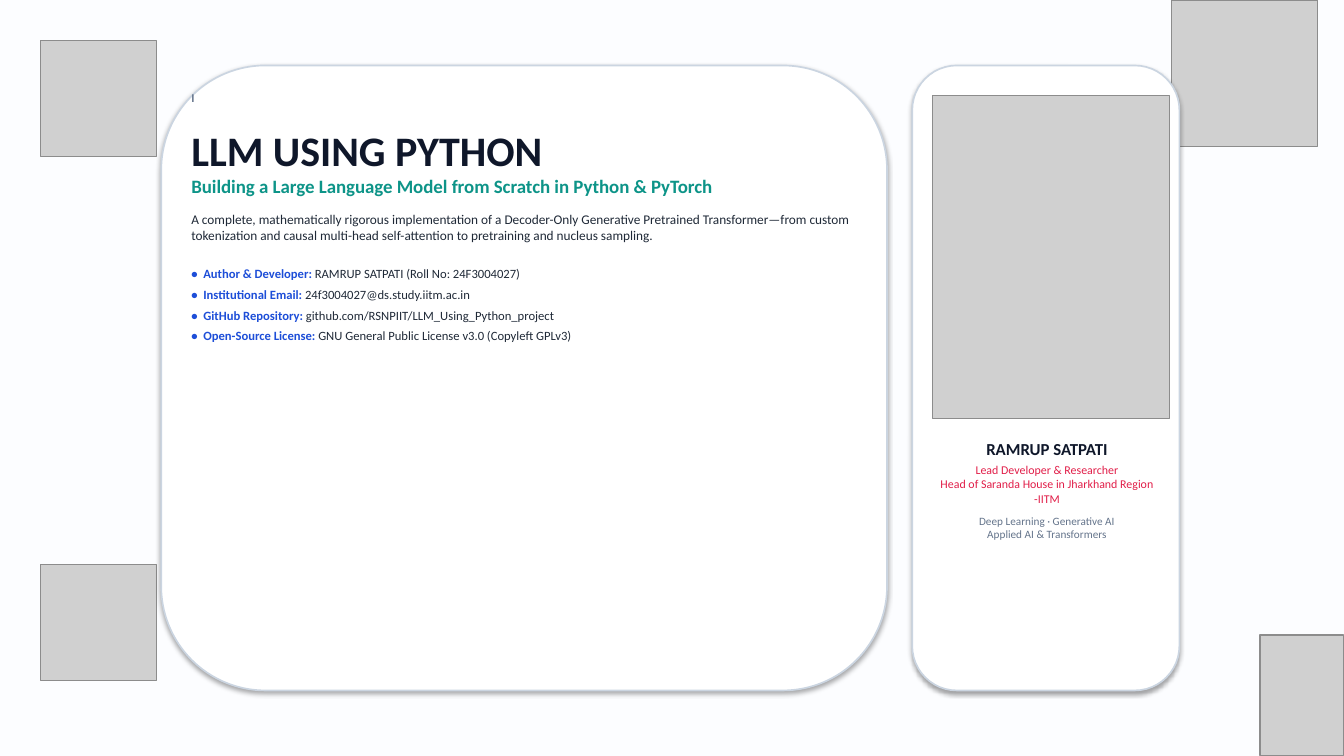
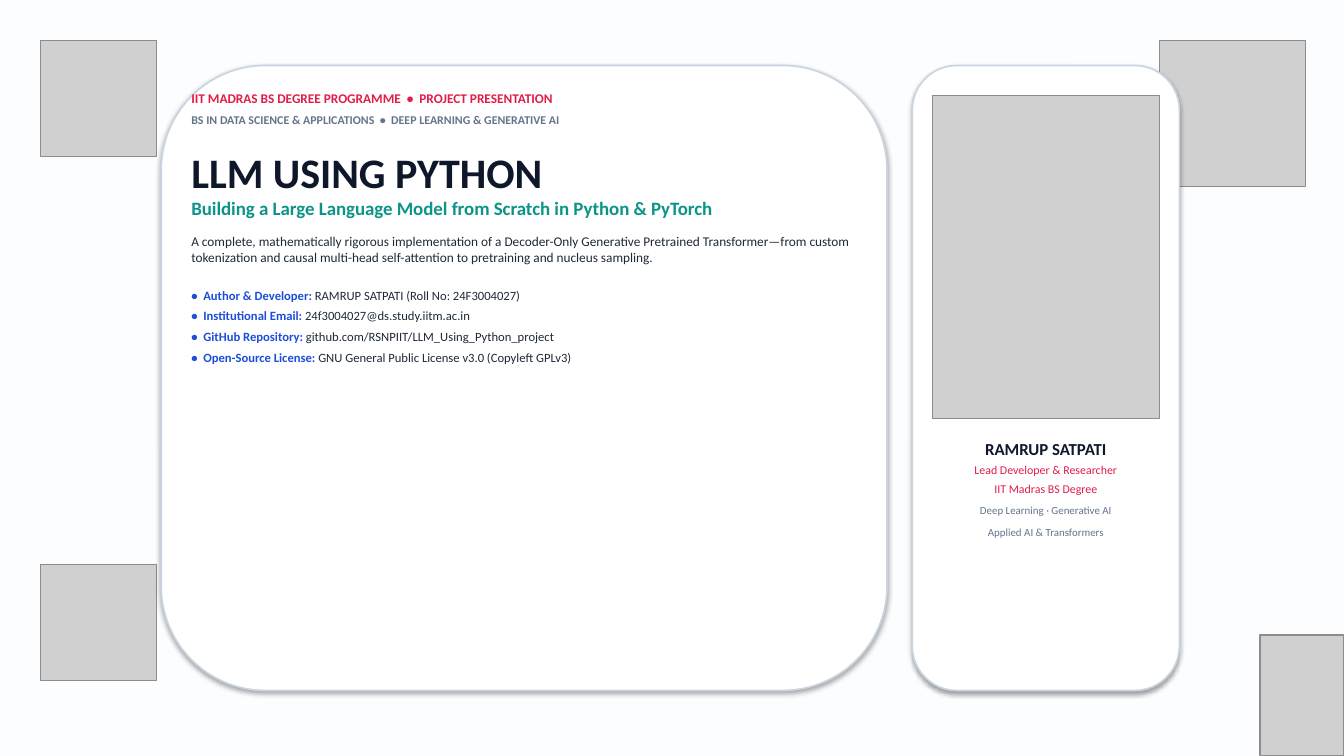
Before and after one commit to RSNPIIT/LLM_Using_Python_project, a slide deck: slide 1 of presentation/LLM_Using_Python_Ramrup_Satpati.pptx. Drawn at 1344x756 pixels with LibreOffice and Linux fonts; fonts in the diff are those of the drawing; grey boxes stand for pictures. Boxes give left, top, right and bottom in pixels: in the first picture for what was removed or moved away, otherwise in the second. Text is boxed around its words. In the diff, an @@ line names an element or a change of style, - is before the commit and + after.

```diff
--- a/presentation/LLM_Using_Python_Ramrup_Satpati.pptx
+++ b/presentation/LLM_Using_Python_Ramrup_Satpati.pptx
@@ picture: place and size @@
-picture at [1172,0,1318,146]
+picture at [1159,40,1306,187]
@@ rounded rectangle at [161,66,887,691]: proportions changed @@
@@ rounded rectangle at [912,66,1180,691]: proportions changed @@
@@ text at [191,92,559,124]: text changed @@
-I
+IIT MADRAS BS DEGREE PROGRAMME • PROJECT PRESENTATION
+BS IN DATA SCIENCE & APPLICATIONS • DEEP LEARNING & GENERATIVE AI
@@ picture: place and size @@
-picture at [933,96,1170,418]
+picture at [933,96,1159,418]
@@ text at [974,465,1117,495]: text changed @@
-Lead Developer & Researcher
-Head of Saranda House in Jharkhand Region -IITM
+Lead Developer & Researcher
+IIT Madras BS Degree
@@ text at [980,506,1111,538]: size 8 to 7.8 pt in "Deep Learning · Generative AI Applied AI ..." @@
```
Also in this commit, not shown: 9 other slides changed.
